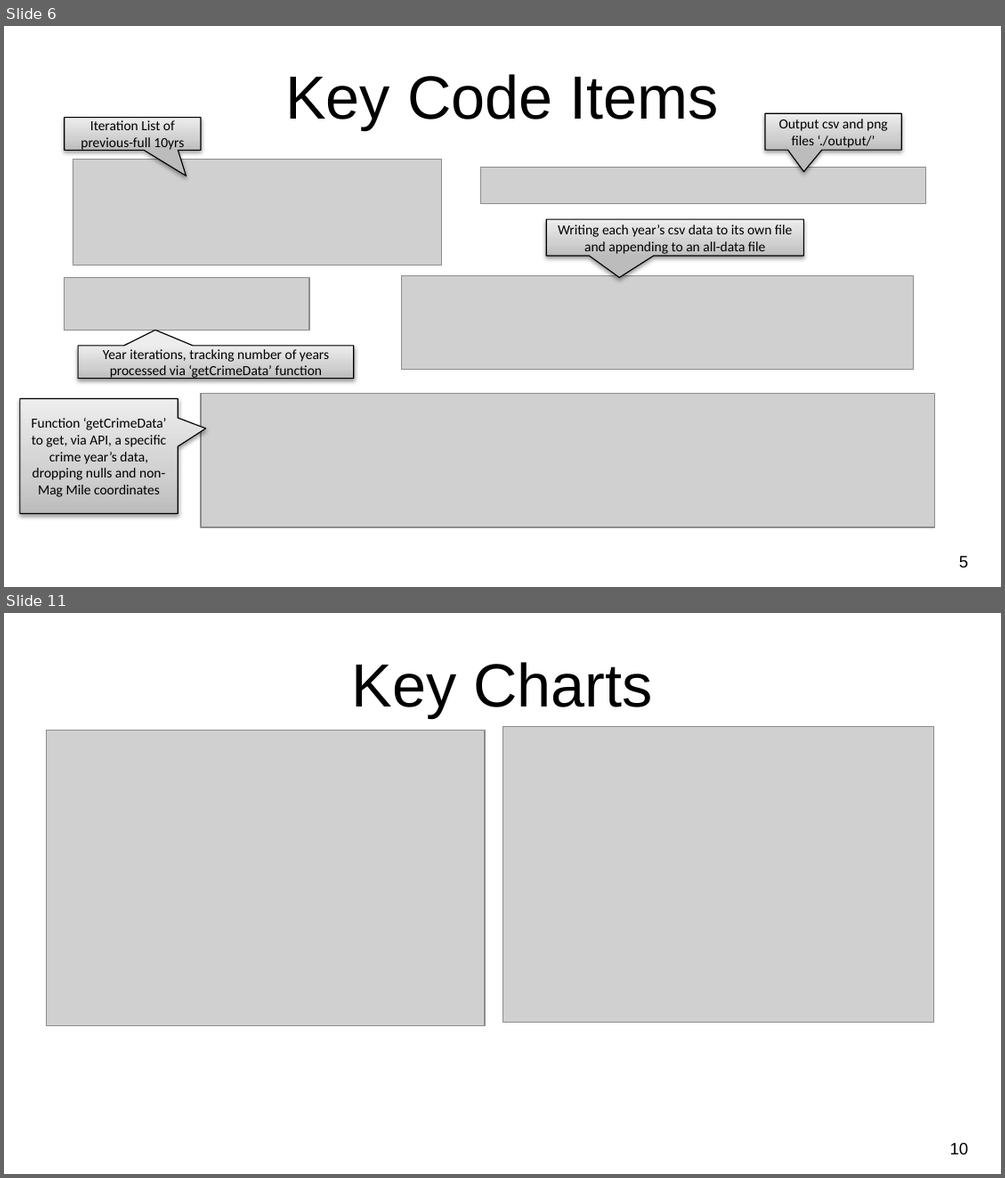
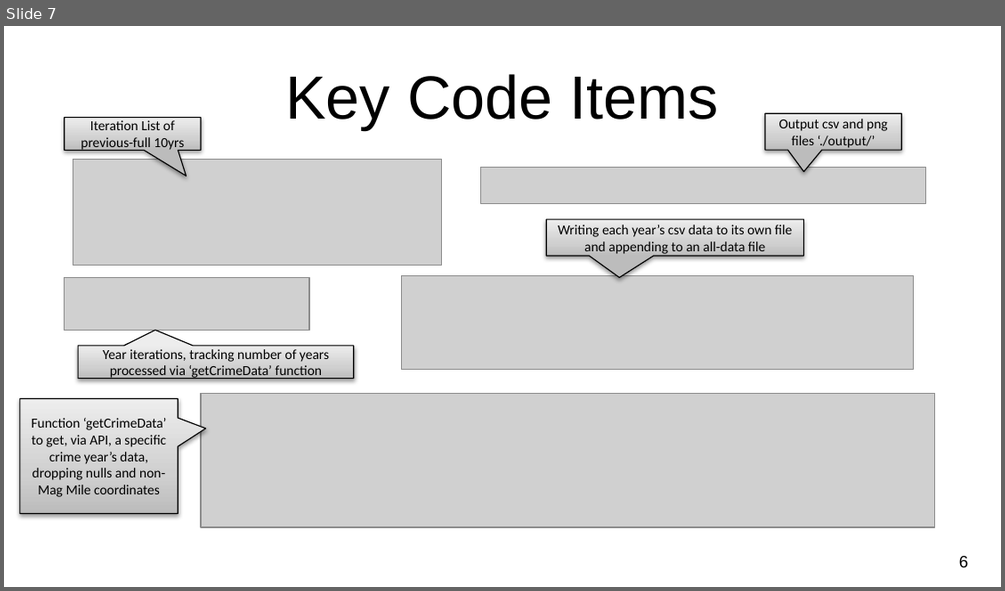
Before and after one commit to MasonMcCoy/Chicago_Crime, a slide deck: NU-Project1_ChicagoMagMile_Crime.pptx. Shown one above the other, each under a label of ours: slides 6 and 11 before the commit, slide 7 after it; the slides between them are not shown. The pictures are 1005x1178 and 1005x591 pixels, drawn with LibreOffice and Linux fonts; fonts in the diff are those of the drawing; grey boxes stand for pictures; background and template pictures are left out. Boxes give left, top, right and bottom in pixels: in the first picture for what was removed or moved away, otherwise in the second. Text is boxed around its words. In the diff, an @@ line names an element or a change of style, - is before the commit and + after.

```diff
--- a/NU-Project1_ChicagoMagMile_Crime.pptx
+++ b/NU-Project1_ChicagoMagMile_Crime.pptx
@@ slide 11 removed at [4,613,1001,1174], background picture (left out) @@
@@ title removed at [352,662,652,717] @@
-Key Charts
@@ picture removed at [47,730,485,1026] @@
@@ picture removed at [502,727,933,1022] @@
@@ page number removed at [950,1143,969,1154] @@
-10
@@ what was slide 6 is now slide 7 @@
@@ page number at [959,556,968,568]: text changed @@
-5
+6
```
Also in this commit, not shown: 6 slides changed, 12 slides added, 5 other slides removed, 8 other files.
